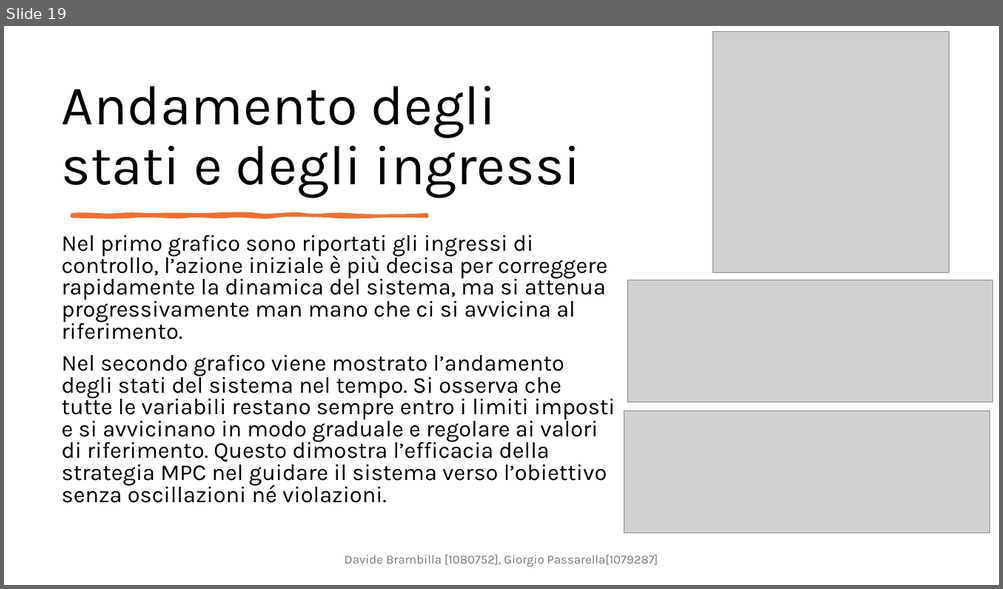
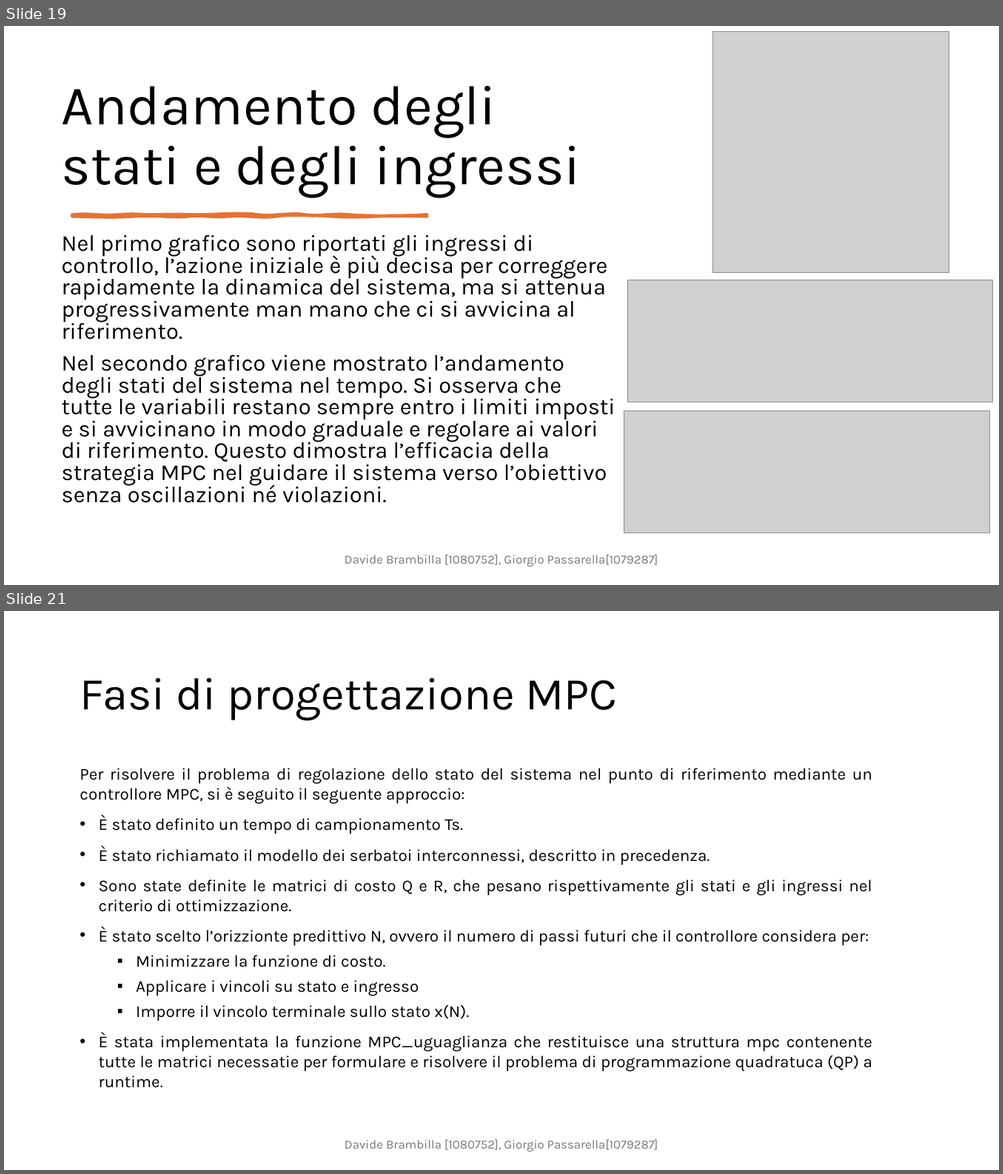
Before and after one commit to DavideBrambilla98/interconnectedTanksMPC, a slide deck: cam.pptx. Shown one above the other, each under a label of ours: slide 19 before the commit, slides 19 and 21 after it; the slides between them are not shown. The pictures are 1003x589 and 1003x1174 pixels, drawn with LibreOffice and Linux fonts; fonts in the diff are those of the drawing; grey boxes stand for pictures. Boxes give left, top, right and bottom in pixels: in the first picture for what was removed or moved away, otherwise in the second. Text is boxed around its words. In the diff, an @@ line names an element or a change of style, - is before the commit and + after.

Commit message:
Update cam.pptx
Aggiunta parte su vincolo di uguaglianza

```diff
--- a/cam.pptx
+++ b/cam.pptx
@@ slide 21 added at <box>4,611,999,1170</box>, background #FFFFFF @@
@@ title added at <box>79,678,617,721</box>, 44 pt, text #000000 @@
+Fasi di progettazione MPC
@@ text added at <box>79,768,872,1088</box>, 16.1 pt, text #000000 @@
+Per risolvere il problema di regolazione dello stato del sistema nel punto di riferimento mediante un controllore MPC, si è seguito il seguente approccio:
+• È stato definito un tempo di campionamento Ts.
+• È stato richiamato il modello dei serbatoi interconnessi, descritto in precedenza.
+• Sono state definite le matrici di costo Q e R, che pesano rispettivamente gli stati e gli ingressi nel criterio di ottimizzazione.
+• È stato scelto l’orizzionte predittivo N, ovvero il numero di passi futuri che il controllore considera per:
+  ▪ Minimizzare la funzione di costo.
+  ▪ Applicare i vincoli su stato e ingresso
+  ▪ Imporre il vincolo terminale sullo stato x(N).
+• È stata implementata la funzione MPC_uguaglianza che restituisce una struttura mpc contenente tutte le matrici necessatie per formulare e risolvere il problema di programmazione quadratuca (QP) a runtime.
@@ text added at <box>344,1140,658,1152</box>, 12 pt, text #797979 @@
+Davide Brambilla [1080752], Giorgio Passarella[1079287]
```
Also in this commit, not shown: 8 other slides added.
